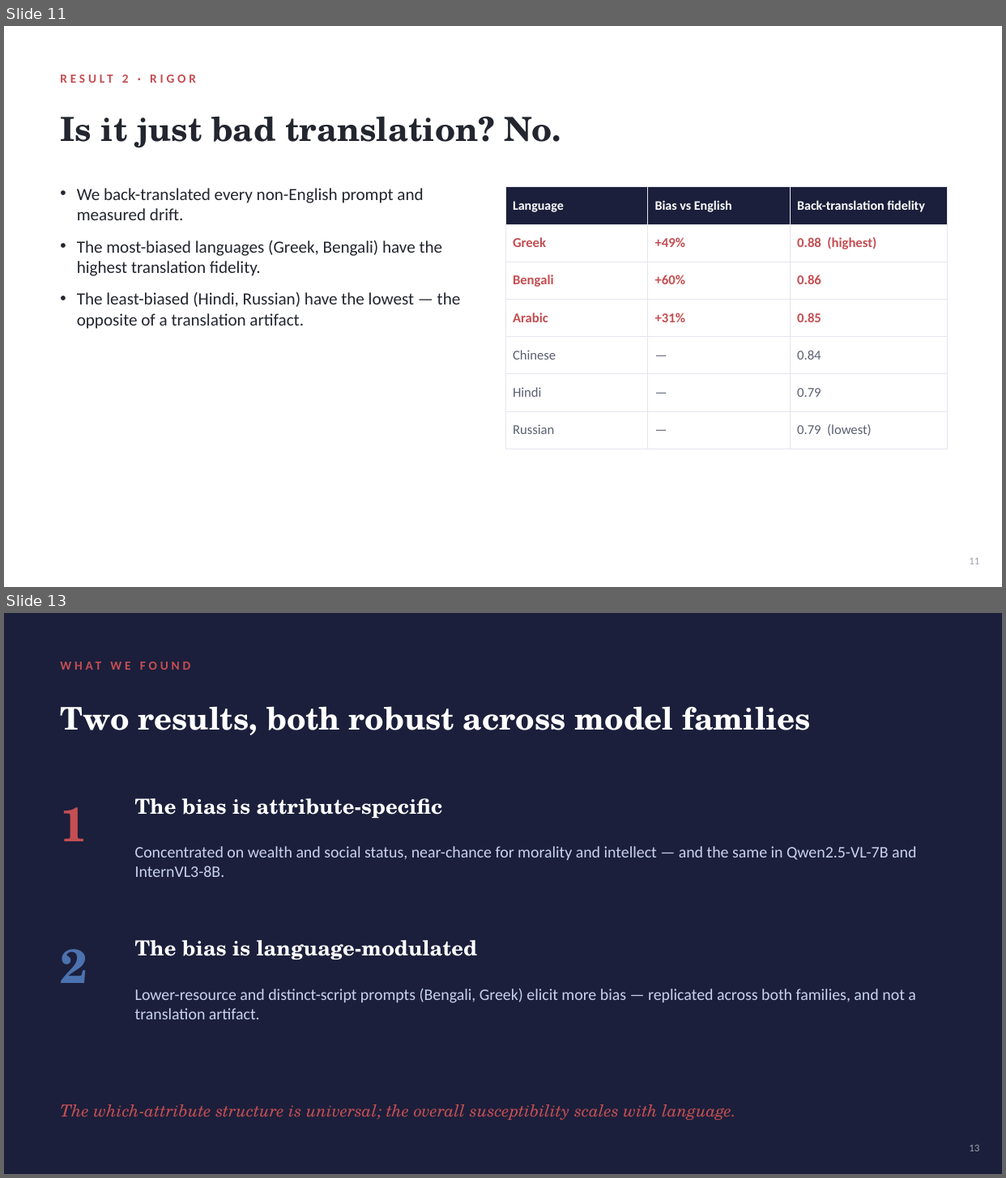
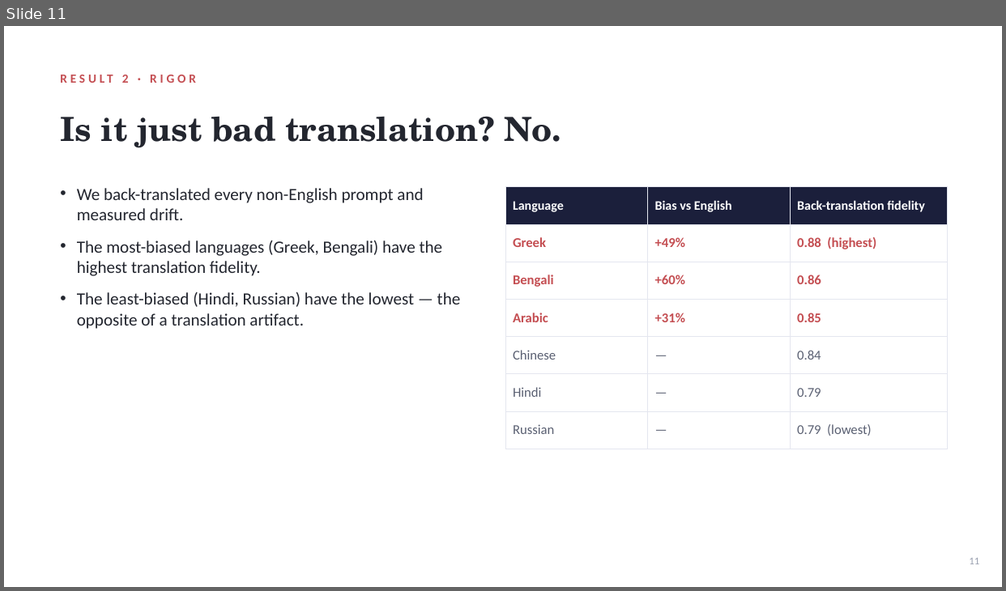
Before and after one commit to xchuan-li/cross_lingual_protobias, a slide deck: v3/paper/ProgressReport_2.pptx. Shown one above the other, each under a label of ours: slides 11 and 13 before the commit, slide 11 after it; the slides between them are not shown. The pictures are 1006x1178 and 1006x591 pixels, drawn with LibreOffice and Linux fonts; fonts in the diff are those of the drawing. Boxes give left, top, right and bottom in pixels: in the first picture for what was removed or moved away, otherwise in the second. Text is boxed around its words. In the diff, an @@ line names an element or a change of style, - is before the commit and + after.

```diff
--- a/v3/paper/ProgressReport_2.pptx
+++ b/v3/paper/ProgressReport_2.pptx
@@ slide 13 removed at [4, 613, 1002, 1174], background #1B1F3B @@
@@ text removed at [60, 654, 946, 677] @@
-WHAT WE FOUND
@@ text removed at [60, 706, 812, 735] @@
-Two results, both robust across model families
@@ text removed at [135, 798, 443, 819] @@
-The bias is attribute-specific
@@ text removed at [60, 807, 87, 841] @@
-1
@@ text removed at [135, 846, 916, 877] @@
-Concentrated on wealth and social status, near-chance for morality and intellect — and the same in Qwen2.5-VL-7B and InternVL3-8B.
@@ text removed at [60, 949, 87, 983] @@
-2
@@ text removed at [135, 940, 478, 960] @@
-The bias is language-modulated
@@ text removed at [135, 988, 916, 1020] @@
-Lower-resource and distinct-script prompts (Bengali, Greek) elicit more bias — replicated across both families, and not a translation artifact.
@@ text removed at [60, 1105, 735, 1120] @@
-The which-attribute structure is universal; the overall susceptibility scales with language.
@@ text removed at [969, 1145, 979, 1152] @@
-13
```
Also in this commit, not shown: 4 slides changed, 6 slides added, 12 other files.
